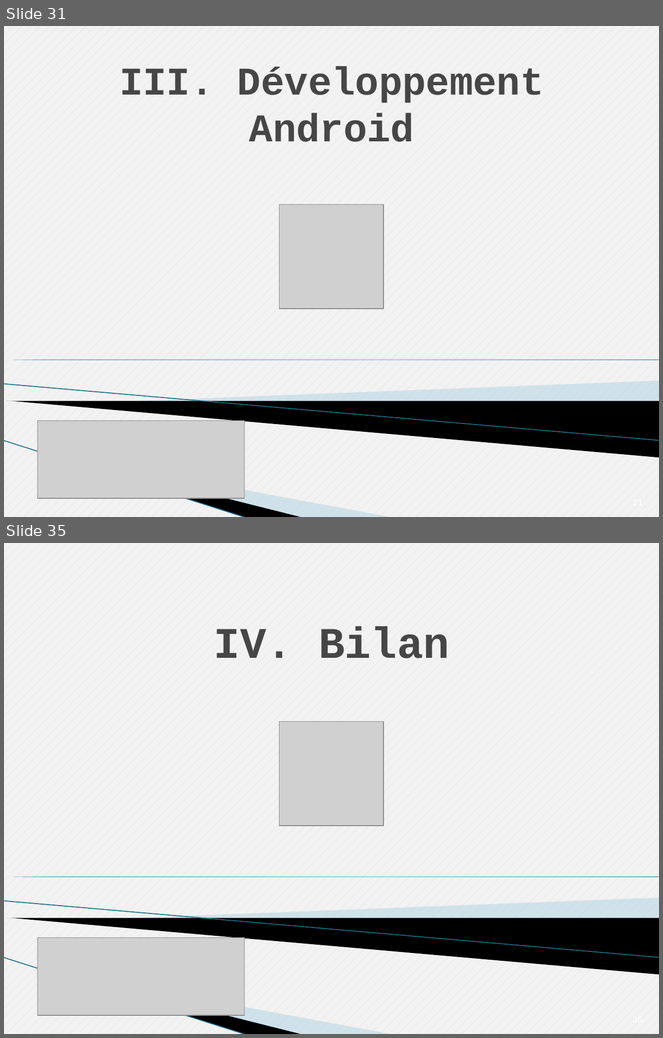
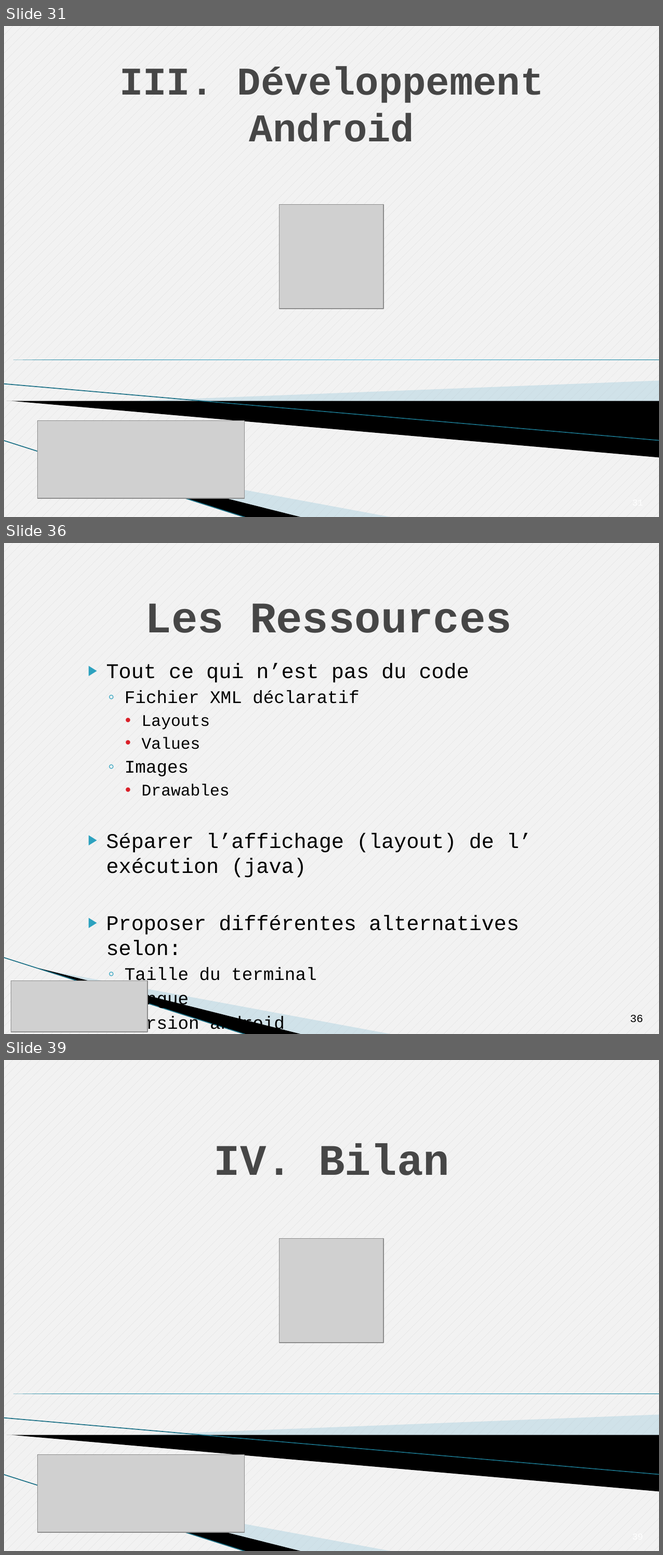
Before and after one commit to Tenacy/AndroidProject, a slide deck: Rapport/Presentation.pptx. Shown one above the other, each under a label of ours: slides 31 and 35 before the commit, slides 31, 36 and 39 after it; the slides between them are not shown. The pictures are 663x1038 and 663x1555 pixels, drawn with LibreOffice and Linux fonts; fonts in the diff are those of the drawing; grey boxes stand for pictures; background and template pictures are left out. Boxes give left, top, right and bottom in pixels: in the first picture for what was removed or moved away, otherwise in the second. Text is boxed around its words. In the diff, an @@ line names an element or a change of style, - is before the commit and + after.

```diff
--- a/Rapport/Presentation.pptx
+++ b/Rapport/Presentation.pptx
@@ slide 36 added at [4,543,659,1034], background pattern #D9D9D9 on #F2F2F2; not listed: 3 template elements that a slide beside it also shows @@
@@ text added at [145,603,512,633], 48 pt, text #464646, bold @@
+Les Ressources
@@ text added at [106,663,532,1034], 22.9 pt, text #000000 @@
+▶ Tout ce qui n’est pas du code
+  ◦ Fichier XML déclaratif
+    • Layouts
+    • Values
+  ◦ Images
+    • Drawables
+▶ Séparer l’affichage (layout) de l’ exécution (java)
+▶ Proposer différentes alternatives selon:
+  ◦ Taille du terminal
+  ◦ Langue
+  ◦ Version android
@@ picture added at [11,981,148,1032] @@
@@ page number added at [630,1015,643,1023], 12 pt, text #000000 @@
+36
@@ what was slide 35 is now slide 39 @@
```
Also in this commit, not shown: 4 slides changed, 7 other slides added, 2 slides removed, 1 other file.
